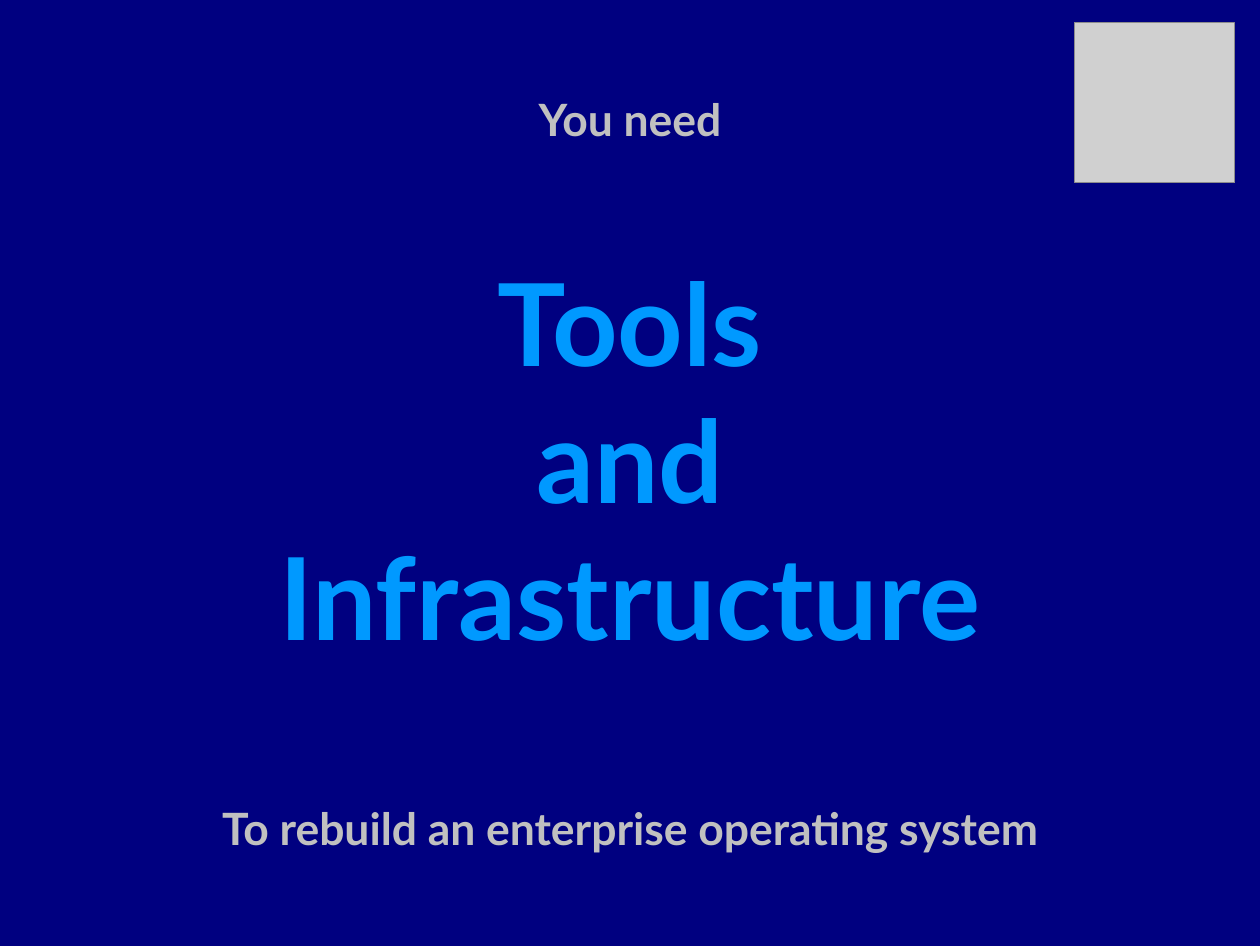
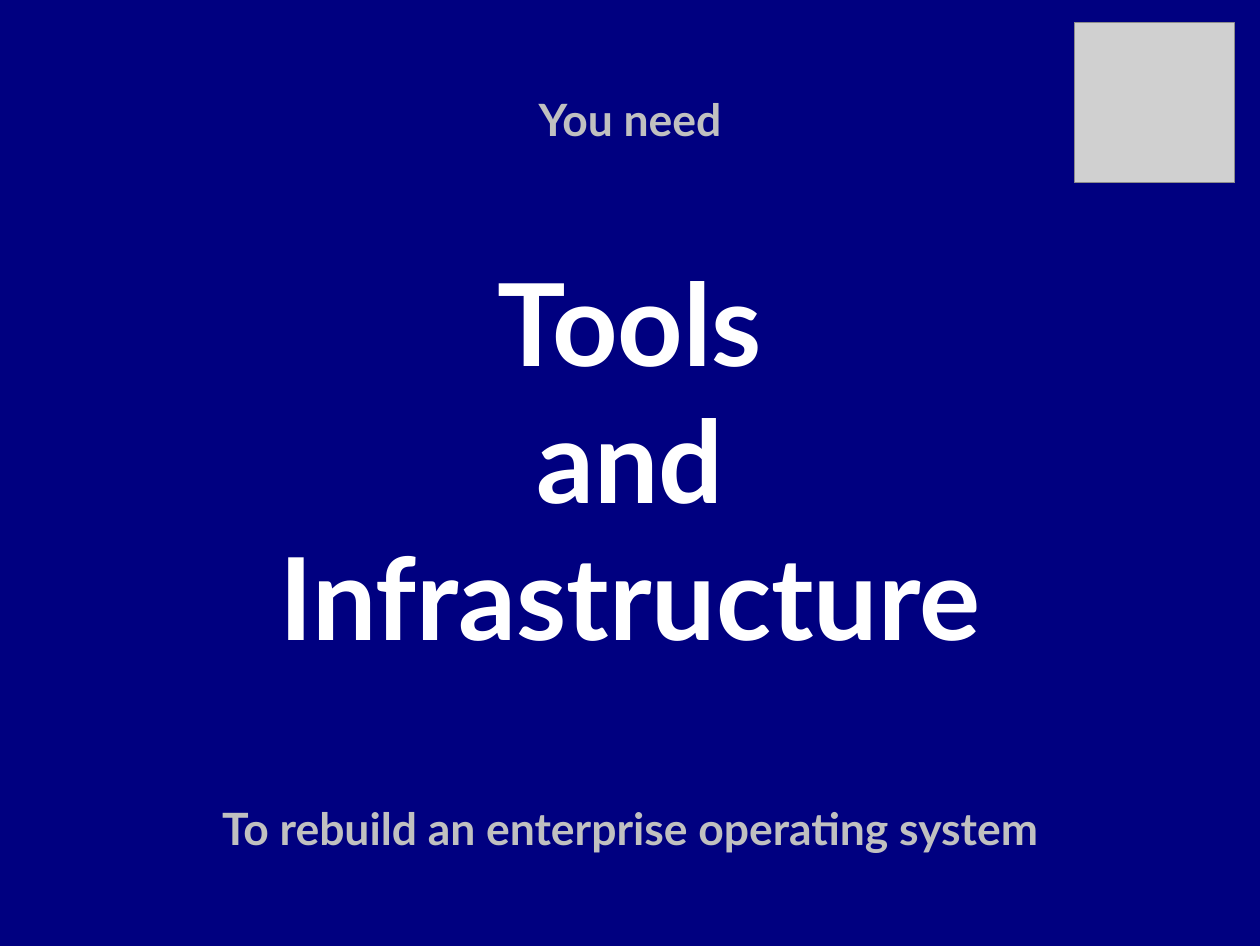
Before and after one commit to gooseproject/main, a slide deck: slide 18 of presentations/rebuilding_enterprise_linux-the_community_way.odp (slide 7 before the commit). Drawn at 1260x946 pixels with LibreOffice and Linux fonts; fonts in the diff are those of the drawing; grey boxes stand for pictures. Boxes give left, top, right and bottom in pixels: in the first picture for what was removed or moved away, otherwise in the second. Text is boxed around its words. In the diff, an @@ line names an element or a change of style, - is before the commit and + after.

```diff
--- a/presentations/rebuilding_enterprise_linux-the_community_way.odp
+++ b/presentations/rebuilding_enterprise_linux-the_community_way.odp
@@ subtitle at (279,281,980,641): text colour #0099FF to #FFFFFF in "Tools", "and", "Infrastructure" @@
```
Also in this commit, not shown: 12 other slides changed, 6 slides added, 3 other files.
